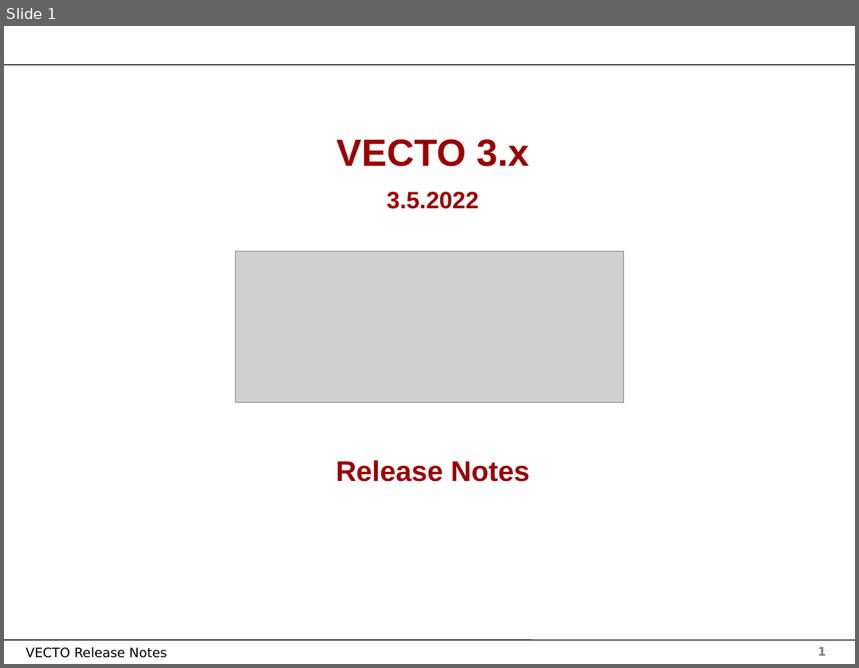
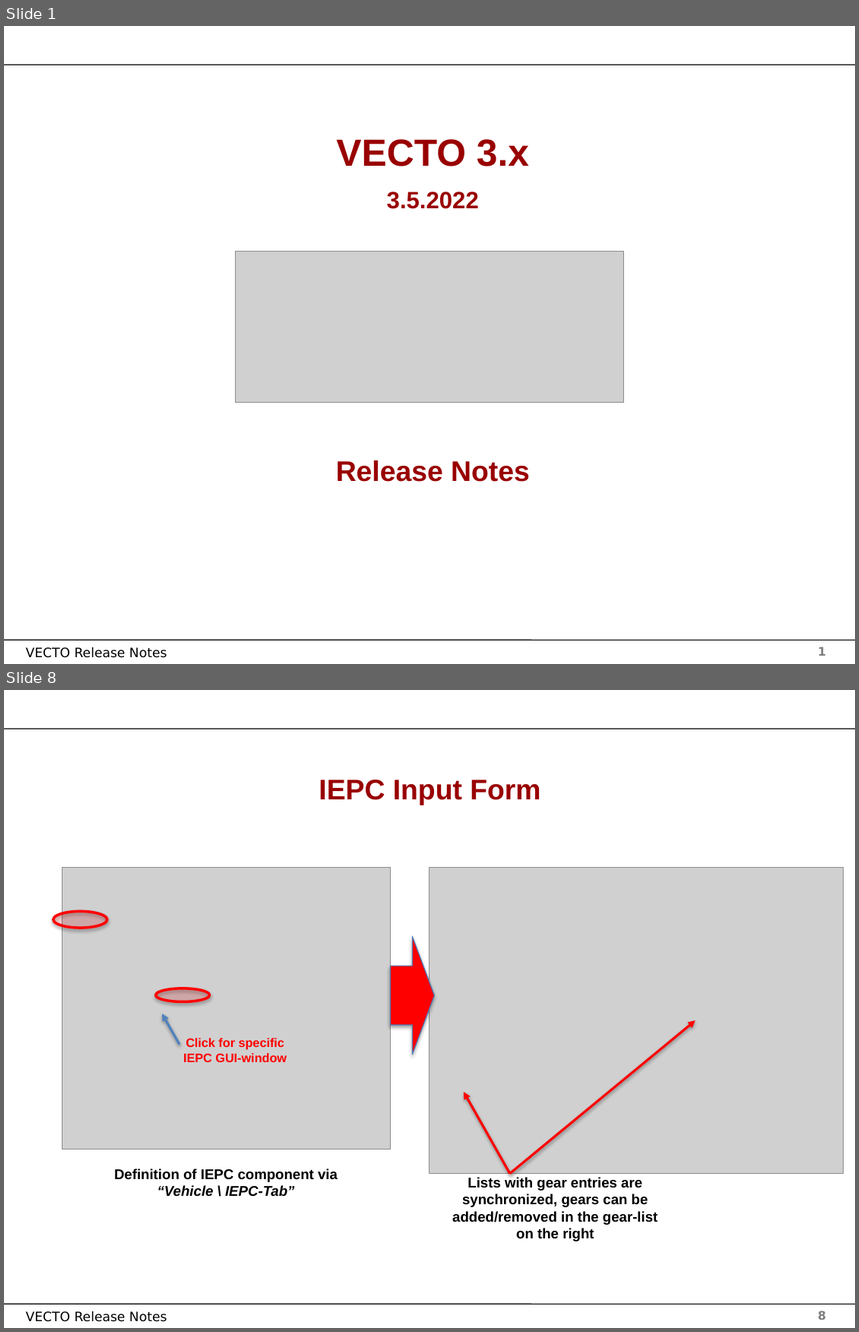
Before and after one commit to tanawadeatharva/BharatVECTO, a slide deck: Documentation/User Manual Source/Release Notes Vecto3.x.pptx. Shown one above the other, each under a label of ours: slide 1 before the commit, slides 1 and 8 after it; the slides between them are not shown. The pictures are 859x668 and 859x1332 pixels, drawn with LibreOffice and Linux fonts; fonts in the diff are those of the drawing; grey boxes stand for pictures; background and template pictures are left out. Boxes give left, top, right and bottom in pixels: in the first picture for what was removed or moved away, otherwise in the second. Text is boxed around its words. In the diff, an @@ line names an element or a change of style, - is before the commit and + after.

```diff
--- a/Documentation/User Manual Source/Release Notes Vecto3.x.pptx
+++ b/Documentation/User Manual Source/Release Notes Vecto3.x.pptx
@@ slide 8 added at (x1=4, y1=690, x2=855, y2=1328), background #FFFFFF; not listed: 4 template elements that a slide beside it also shows @@
@@ title added at (x1=319, y1=780, x2=541, y2=805), 24 pt, text #990000, bold @@
+IEPC Input Form
@@ picture added at (x1=62, y1=868, x2=390, y2=1150) @@
@@ picture added at (x1=430, y1=868, x2=844, y2=1174) @@
@@ ellipse added at (x1=53, y1=911, x2=107, y2=927), fill #FF0000 at 15% opacity, outline #FF0000 2.25 pt @@
@@ right arrow added at (x1=390, y1=936, x2=435, y2=1054), fill #FF0000, outline #4B7EBC 0.75 pt @@
@@ ellipse added at (x1=155, y1=989, x2=209, y2=1002), fill #FF0000 at 15% opacity, outline #FF0000 2.25 pt @@
@@ arrow added from (180, 1045) to (162, 1014), #4F81BD 2 pt @@
@@ arrow added from (509, 1173) to (695, 1021), #FF0000 2 pt @@
@@ text added at (x1=183, y1=1038, x2=287, y2=1062), 10.5 pt, text #FF0000, bold @@
+Click for specific IEPC GUI-window
@@ arrow added from (509, 1173) to (464, 1092), #FF0000 2 pt @@
@@ text added at (x1=114, y1=1169, x2=338, y2=1197), 12 pt, text #000000, bold @@
+Definition of IEPC component via
+“Vehicle \ IEPC-Tab”
@@ text added at (x1=452, y1=1176, x2=658, y2=1242), 12 pt, text #000000, bold @@
+Lists with gear entries are synchronized, gears can be added/removed in the gear-list on the right
```
Also in this commit, not shown: 1 slide changed, 16 other slides added.
